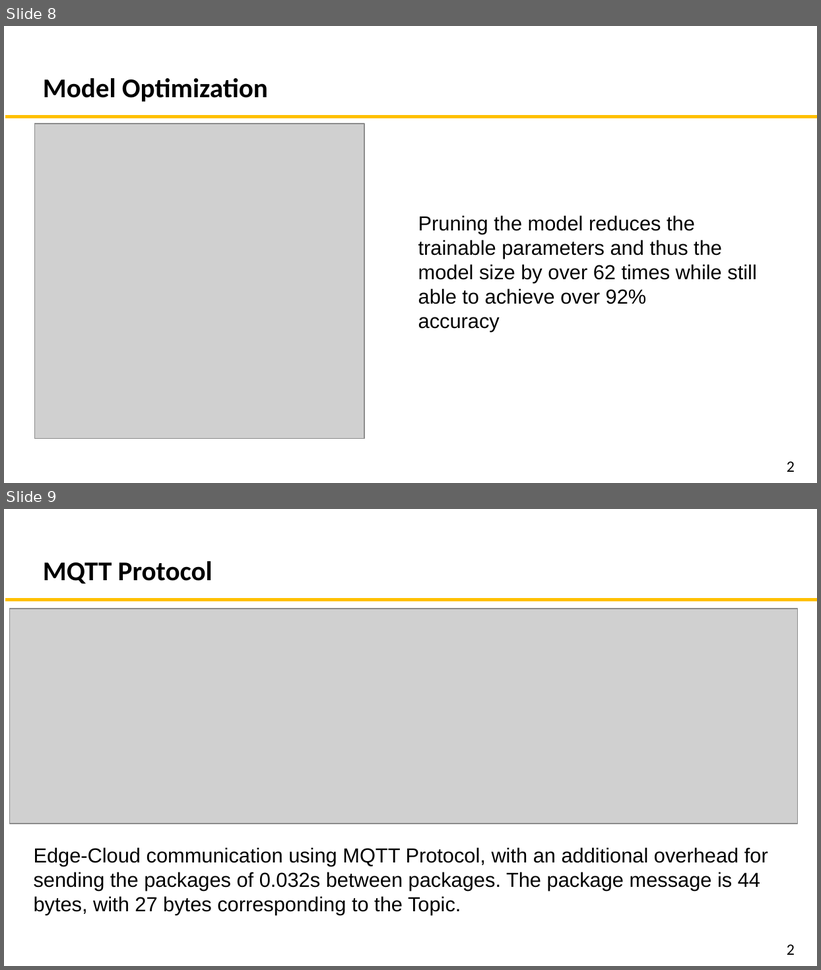
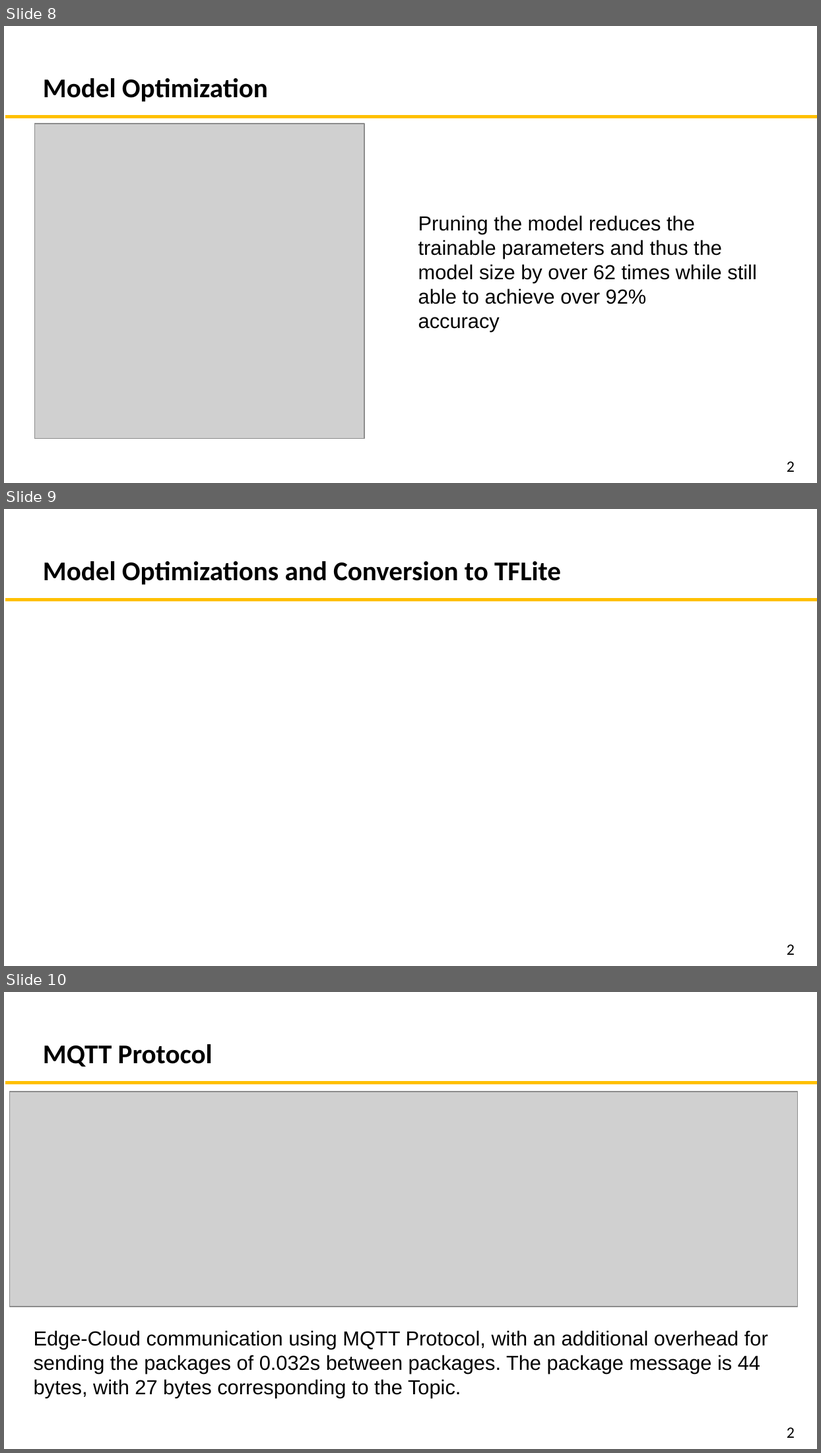
Before and after one commit to chowned/Audio-recognition-for-IOT, a slide deck: Project_Submission/Presentation.pptx. Shown one above the other, each under a label of ours: slides 8 and 9 before the commit, slides 8, 9 and 10 after it. The pictures are 821x970 and 821x1453 pixels, drawn with LibreOffice and Linux fonts; fonts in the diff are those of the drawing; grey boxes stand for pictures. Boxes give left, top, right and bottom in pixels: in the first picture for what was removed or moved away, otherwise in the second. Text is boxed around its words. In the diff, an @@ line names an element or a change of style, - is before the commit and + after.

```diff
--- a/Project_Submission/Presentation.pptx
+++ b/Project_Submission/Presentation.pptx
@@ slide 9 added at <box>4,509,817,966</box>, background #FFFFFF @@
@@ text added at <box>43,561,561,585</box>, 24 pt, text #000000, bold @@
+Model Optimizations and Conversion to TFLite
@@ line added from (5, 599) to (817, 599), #FFC000 3 pt @@
@@ text added at <box>787,945,795,955</box>, 14 pt, text #000000 @@
+2
@@ what was slide 9 is now slide 10 @@
```
Also in this commit, not shown: 2 other slides added, 1 slide removed.
